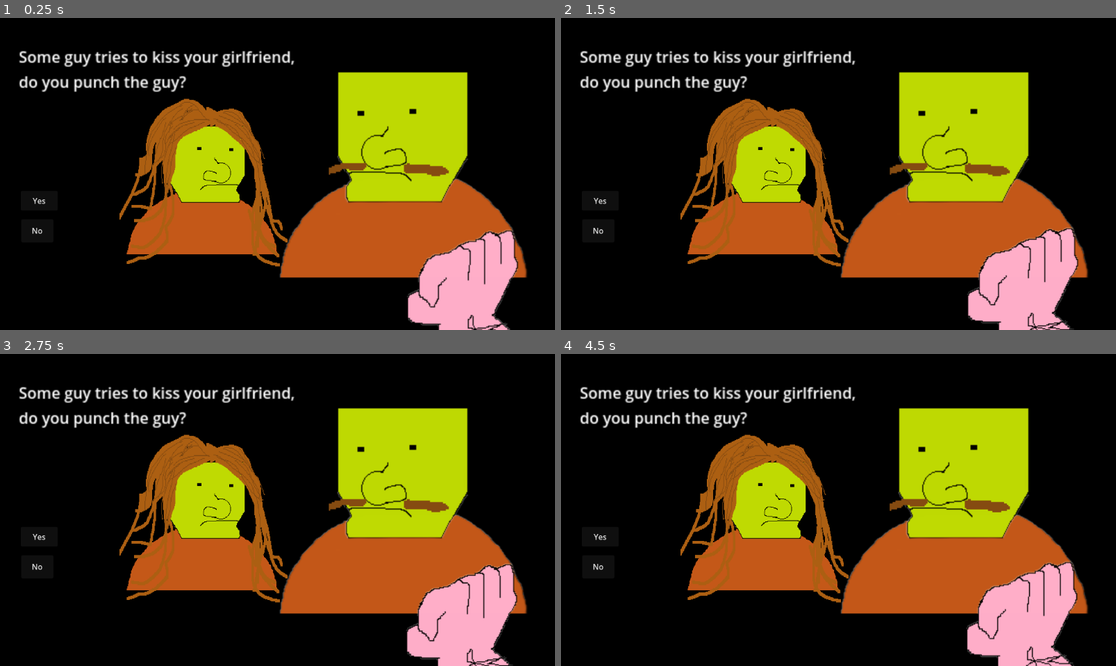
Above: before the commit, frames 1-4 (two rows, left to right).
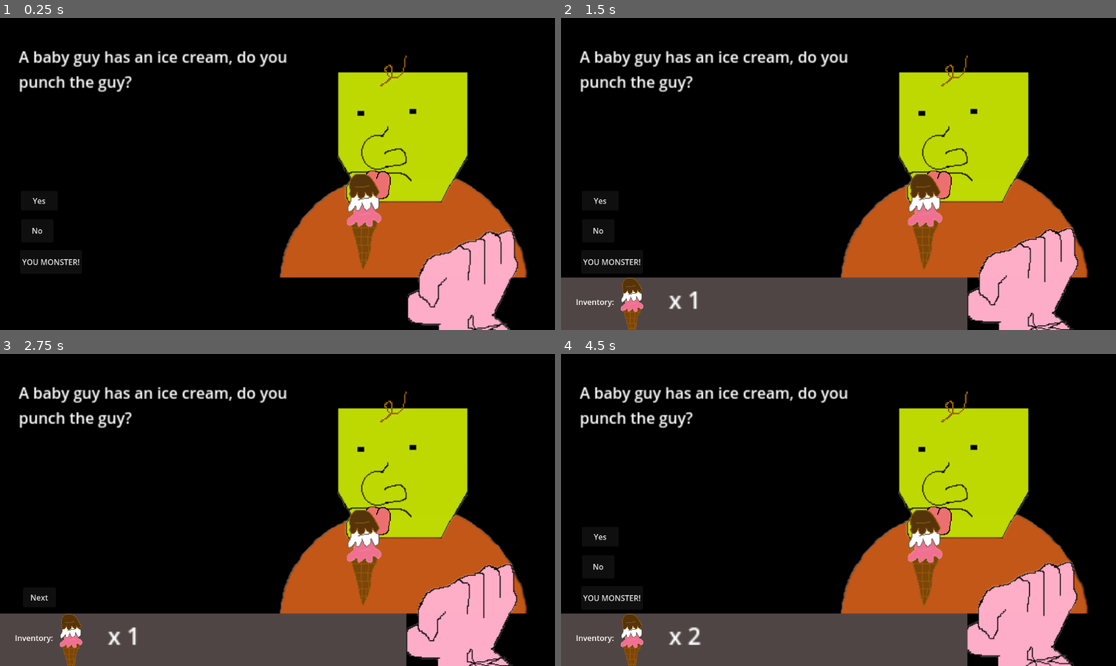
Above: after the commit, the same moments.

Repository: Do-You-Punch-The-Guy-Studios/do-you-punch-the-guy
Game: Godot game, scene res://scenes/the_guy_root_scene.tscn
The game is run twice, just before and just after one commit, with the same random seed, the same clock (stepped at 60 frames per second) and the same inputs.
Inputs (mouse positions are in pixels of both pictures, inside the frame that each line leads up to):
- Up to frame 1 (0.25 s): no input
- Up to frame 2 (1.5 s): click "Yes" at 0.5 s; click "Next" at 1.25 s
- Up to frame 3 (2.75 s): click (49, 597) at 2 s, where only the run after the commit has a clickable "YOU MONSTER!"
- Up to frame 4 (4.5 s): click (599, 597) at 2.75 s, where only the run after the commit has a clickable "Next"; click "Yes" at 3.5 s; click "Next" at 4.25 s

The runs differ from the first frame. In frame 1, 14% of the frame differs, in the area x 3-81%, y 10-81%; in frame 2, 27%; in frame 3, 27%; in frame 4, 27%, in the area x 0-81%, y 10-100%.
Error before the commit: Attempt to call function 'show' in base 'null instance' on a null instance. (res://code/do-you-punch-the-guy-main.gd:246)

Commit message:
bugfizxes

Diff:
--- a/code/do-you-punch-the-guy-main.gd
+++ b/code/do-you-punch-the-guy-main.gd
@@ -47,6 +47,7 @@
 	"question22":preload("res://scenes/question22.tscn"),
 	"question23":preload("res://scenes/question23.tscn"),
 	"question24":preload("res://scenes/question24.tscn"),
+	"question25":preload("res://scenes/question25.tscn"),
 	};
 @onready var yesButton = $YesButton;
 @onready var noButton = $NoButton;
@@ -86,7 +87,7 @@
 	option3button.hide();
 	rng.randomize()
 
-	for i in range(2, 22):
+	for i in range(2, 25):
 		questionIndexes.append(i);
 
 	questionIndexes.shuffle();
@@ -120,7 +121,7 @@
 	currentQuestionIndex = nextQuestionIndex
 	nextQuestionIndex = questionIndexes.back()
 	questionIndexes.pop_back()
-	currentQuestionIndex =24;
+	currentQuestionIndex =15;
 	currentQuestion = questionInfo[str(currentQuestionIndex)];
 	if(currentQuestionIndex > 1):
 		self.add_child(questionScenes["question" + str(currentQuestionIndex)].instantiate())
@@ -232,6 +233,7 @@
 	$PlayerInventory.updateInventory(addOrRemove, itemName);
 
 func animateScene(sceneName):
+	#guyPunchesYou
 		if(sceneName == "TysonTKO"):
 			$Question12/MikeTysonFace.hide();
 			$Question12/MikeTysonHurtFace.show();
@@ -244,6 +246,8 @@
 			$Question19/TheGuyStump.show();
 		if(sceneName == "wordBubbleDaddy"):
 			$Question24/DadWordBaloon.show();
+		if(sceneName == "hideIceCream"):
+			$Question15/Icecream.hide();
 
 func setTimer(numberOfSeconds):
 		timer.wait_time = numberOfSeconds
--- a/code/shop.gd
+++ b/code/shop.gd
@@ -8,7 +8,6 @@
 
 func stockItems(shopInventory):
 	for item in shopInventory:
-		print(item)
 		createItemIconAndNumberAsset(item.item, item.quantity)
 		addItemToInventory(item.item)
 		updateItemNumberValue(item.quantity)
@@ -48,7 +47,6 @@
 func updateItemNumberValue(itemName):
 	var path = "ScrollContainer/Inventory/%s/%slabel" % [itemName, itemName]
 	var node = get_node_or_null(path)
-	print(node)
 	if node:
 		node.text='x ' + str(inventoryState[itemName])
 func _ready() -> void:
--- a/data/questions.json
+++ b/data/questions.json
@@ -194,7 +194,7 @@
 		"onQuestion": false,
 		"option3Tags":["NICE"],
 		"onOption3": false,
-		"onYes": {"inventory": "ICECREAM", "animate": false, "setTimer": false, "shop": false},
+		"onYes": {"inventory": "ICECREAM", "animate": "hideIceCream", "setTimer": false, "shop": false},
 		"onNo": false,
 		"isActive": true
 	},
@@ -318,9 +318,12 @@
 		"question":"A guy punches you, do you punch the guy?",
 		"yes": true,
 		"no": true,
-		"yesTags":["ASSHOLE", "WIN"],
-		"noTags":["LOSE"],
-		"onQuestion": {"setTimer": 15, "onTimerUp":"animateGuyPunchYouAndLose"},
+		"option3": false,
+		"yesTags":["WIN"],
+		"noTags":["LOSE"],
+		"onQuestion": {"setTimer": 15, "animate":"guyPunchesYou", "shop": false, "inventory": false, },
+		"onYes":false,
+		"onNo": false,
 		"isActive": true
 	},
 	"26": {
--- a/scenes/question15.tscn
+++ b/scenes/question15.tscn
@@ -8,19 +8,19 @@
 
 [node name="BabyHair" type="Sprite2D" parent="."]
 z_index = 3
-position = Vector2(818, 135.00002)
+position = Vector2(818, 114)
 scale = Vector2(0.3263889, 0.3090278)
 texture = ExtResource("1_fplqb")
 
 [node name="Tongue" type="Sprite2D" parent="."]
-z_index = 3
+z_index = 2
 position = Vector2(774.00006, 352.00003)
 scale = Vector2(0.5868056, 0.5347222)
 texture = ExtResource("2_7d4v1")
 flip_h = true
 
 [node name="Icecream" type="Sprite2D" parent="."]
-z_index = 4
+z_index = 3
 position = Vector2(755.99994, 424.00003)
 scale = Vector2(1.525, 1.57)
 texture = ExtResource("3_3oc1r")
--- a/scenes/question2.tscn
+++ b/scenes/question2.tscn
@@ -1,11 +1,9 @@
-[gd_scene load_steps=4 format=3 uid="uid://dtq2bl47aa38t"]
+[gd_scene load_steps=3 format=3 uid="uid://dtq2bl47aa38t"]
 
-[ext_resource type="Script" uid="uid://cxr8ri44jlfdg" path="res://code/do-you-punch-the-guy-main.gd" id="1_l2kwh"]
 [ext_resource type="Texture2D" uid="uid://darqm8s6ym0sb" path="res://assets/question2/question2Bonnet.png" id="8_cqar8"]
 [ext_resource type="Texture2D" uid="uid://c0g6tcus7xse8" path="res://assets/question2/question2Balloons.png" id="9_blg0k"]
 
-[node name="The Guy Root Scene" type="Node2D"]
-script = ExtResource("1_l2kwh")
+[node name="Question2" type="Node2D"]
 
 [node name="Question2Bonnet" type="Sprite2D" parent="."]
 z_index = 2
--- /dev/null
+++ b/scenes/question25.tscn
@@ -0,0 +1,3 @@
+[gd_scene format=3 uid="uid://ceugsdjvl26mi"]
+
+[node name="Question25" type="Node2D"]
--- a/scenes/question4.tscn
+++ b/scenes/question4.tscn
@@ -11,7 +11,7 @@
 texture = ExtResource("1_ls6fl")
 
 [node name="Cracker" type="Sprite2D" parent="."]
-z_index = 5
+z_index = 3
 position = Vector2(661, 467)
 scale = Vector2(7.265625, 6.09375)
 texture = ExtResource("2_bnihy")
